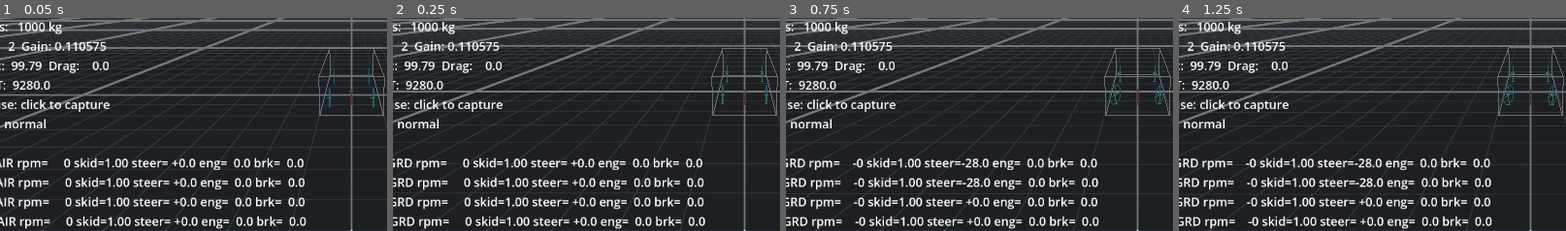
Above: before the commit, frames 1-4 (left to right).
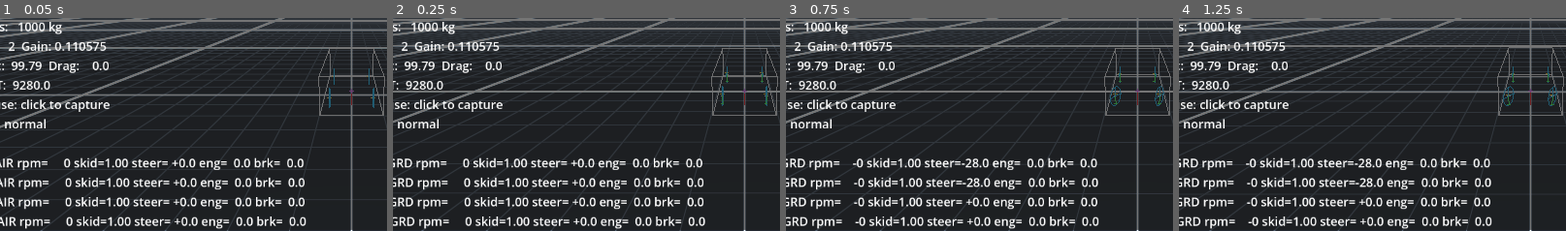
Above: after the commit, the same moments.

Repository: gta191977649/eagl-godot
Game: Godot game, scene res://eagl/debug/CarDebug.tscn
Two runs of this game, one before a commit and one after it. Both use one fixed random seed, a clock stepped at 60 frames per second and the inputs below. This scene is started directly instead of the project's main scene.
Inputs (mouse positions are % of the whole screen's width and height, from its top left):
- Up to frame 1 (0.05 s): no input
- Up to frame 2 (0.25 s): no input
- Up to frame 3 (0.75 s): tap Enter at 0.5 s; move the mouse to (72, 44) at 0.52 s; hold D (car_steer_right) from 0.53 s (still down); tap 0 at 0.6 s; click (72, 44) at 0.67 s
- Up to frame 4 (1.25 s): keep holding D (car_steer_right)
The pictures show only the part of the screen within x 5-55%, y 37-87%; the shares and areas given below are measured in that part.

Frame 1 is identical in both runs. In frame 2, less than 0.1% of the frame differs, in the area x 84-98%, y 22-42%; in frame 3, 0.2%, in the area x 83-98%, y 22-42%; in frame 4, 0.2%.

Commit message:
Update car_vehicle_body.gd

Diff:
--- a/godot_eagl_ps2/eagl/entity/car_vehicle_body.gd
+++ b/godot_eagl_ps2/eagl/entity/car_vehicle_body.gd
@@ -8,6 +8,7 @@
 const VEHICLE_FORWARD := Vector3(0.0, 0.0, 1.0)
 const DEBUG_AXIS_LENGTH := 0.45
 const DEBUG_WHEEL_PHYSICS_SEGMENTS := 20
+const WHEEL_NODE_ANCHOR_EPSILON := 0.08
 
 @export var config = null
 @export var draw_debug := true
@@ -584,6 +585,10 @@
 
 func _current_wheel_center_vehicle(wheel: VehicleWheel3D, slot_id: String = "") -> Vector3:
 	var wheel_center_rest := _wheel_attachment_rest_vehicle(slot_id, wheel)
+	if _wheel_node_position_matches_setup(wheel, wheel_center_rest):
+		if wheel.is_in_contact() and not _wheel_contact_projection_is_valid(wheel, slot_id):
+			return wheel_center_rest
+		return wheel.position
 	var suspension_length := _current_wheel_suspension_length(slot_id, wheel)
 	return wheel_center_rest + Vector3.UP * (wheel.wheel_rest_length - suspension_length)
 
@@ -629,6 +634,11 @@
 
 
 func _current_wheel_suspension_length(slot_id: String, wheel: VehicleWheel3D) -> float:
+	var wheel_center_rest := _wheel_attachment_rest_vehicle(slot_id, wheel)
+	if _wheel_node_position_matches_setup(wheel, wheel_center_rest):
+		if wheel.is_in_contact() and not _wheel_contact_projection_is_valid(wheel, slot_id):
+			return wheel.wheel_rest_length
+		return maxf(_wheel_attachment_origin_vehicle(slot_id, wheel).y - wheel.position.y, 0.0)
 	if wheel.is_in_contact():
 		var suspension_length := _projected_wheel_suspension_length(wheel, slot_id)
 		if slot_id != "":
@@ -818,6 +828,20 @@
 	return maxf(wheel_origin_local.y - contact_local.y - wheel.wheel_radius, 0.0)
 
 
+func _wheel_node_position_matches_setup(wheel: VehicleWheel3D, wheel_center_rest: Vector3) -> bool:
+	var horizontal_delta := Vector2(
+		wheel.position.x - wheel_center_rest.x,
+		wheel.position.z - wheel_center_rest.z
+	).length()
+	return horizontal_delta <= WHEEL_NODE_ANCHOR_EPSILON
+
+
+func _wheel_contact_projection_is_valid(wheel: VehicleWheel3D, slot_id: String) -> bool:
+	var projected_length := _projected_wheel_suspension_length(wheel, slot_id)
+	var max_expected_length := wheel.wheel_rest_length + wheel.suspension_travel + wheel.wheel_radius * 0.25
+	return projected_length <= max_expected_length
+
+
 func _resolved_visual_wheel_radius(slot_id: String, wheel: VehicleWheel3D) -> float:
 	return maxf(float(_wheel_visual_radii.get(slot_id, wheel.wheel_radius)), wheel.wheel_radius)
 
